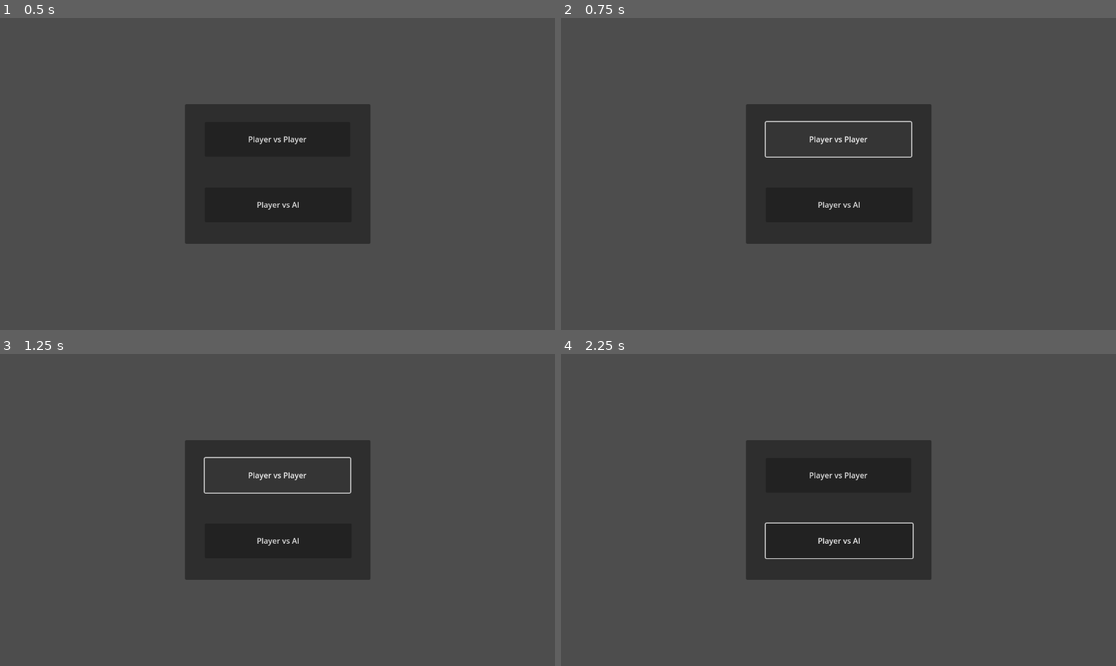
Above: before the commit, frames 1-4 (two rows, left to right).
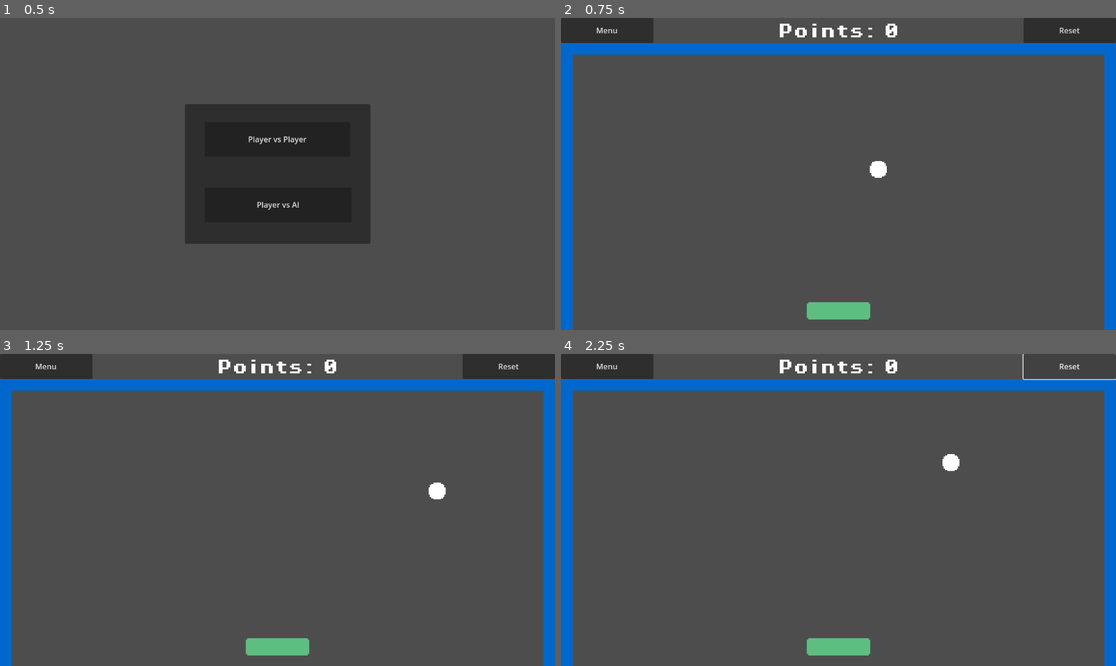
Above: after the commit, the same moments.

Repository: Mimi522/Godot-20-Game-Challenge
Game: Godot game, scene res://scenes/main_menu.tscn
Two runs of this game, one before a commit and one after it. Both use one fixed random seed, a clock stepped at 60 frames per second and the inputs below. Before the commit the project has no main scene; this scene is started directly in both runs.
Inputs (mouse positions are in pixels of both pictures, inside the frame that each line leads up to):
- Up to frame 1 (0.5 s): no input
- Up to frame 2 (0.75 s): click "Player vs Player" at 0.5 s
- Up to frame 3 (1.25 s): no input
- Up to frame 4 (2.25 s): click (838, 541) at 1.25 s, where only the run before the commit has a clickable "Player vs AI"; click (1071, 366) at 2 s, where only the run after the commit has a clickable "Reset"

Frame 1 is identical in both runs. In frame 2, 23% of the frame differs, in the area x 0-100%, y 0-100%; in frame 3, 23%; in frame 4, 25%.
Error before the commit: Parse Error: Identifier "Global" not declared in the current scope. (res://scripts/main_menu.gd:6)

Commit message:
chore: test player movement and ball bouncing

Diff:
--- a/Breakout/project.godot
+++ b/Breakout/project.godot
@@ -11,8 +11,24 @@
 [application]
 
 config/name="Breakout"
+run/main_scene="res://scenes/main_menu.tscn"
 config/features=PackedStringArray("4.1", "GL Compatibility")
 config/icon="res://icon.svg"
+
+[input]
+
+"Move Left"={
+"deadzone": 0.5,
+"events": [Object(InputEventKey,"resource_local_to_scene":false,"resource_name":"","device":-1,"window_id":0,"alt_pressed":false,"shift_pressed":false,"ctrl_pressed":false,"meta_pressed":false,"pressed":false,"keycode":0,"physical_keycode":4194319,"key_label":0,"unicode":0,"echo":false,"script":null)
+, Object(InputEventKey,"resource_local_to_scene":false,"resource_name":"","device":-1,"window_id":0,"alt_pressed":false,"shift_pressed":false,"ctrl_pressed":false,"meta_pressed":false,"pressed":false,"keycode":0,"physical_keycode":65,"key_label":0,"unicode":97,"echo":false,"script":null)
+]
+}
+"Move Right"={
+"deadzone": 0.5,
+"events": [Object(InputEventKey,"resource_local_to_scene":false,"resource_name":"","device":-1,"window_id":0,"alt_pressed":false,"shift_pressed":false,"ctrl_pressed":false,"meta_pressed":false,"pressed":false,"keycode":0,"physical_keycode":4194321,"key_label":0,"unicode":0,"echo":false,"script":null)
+, Object(InputEventKey,"resource_local_to_scene":false,"resource_name":"","device":-1,"window_id":0,"alt_pressed":false,"shift_pressed":false,"ctrl_pressed":false,"meta_pressed":false,"pressed":false,"keycode":0,"physical_keycode":68,"key_label":0,"unicode":100,"echo":false,"script":null)
+]
+}
 
 [rendering]
 
--- a/Breakout/scenes/game.tscn
+++ b/Breakout/scenes/game.tscn
@@ -12,30 +12,28 @@
 font = ExtResource("6_wjm4u")
 font_size = 32
 
-[node name="Game" type="Node2D"]
+[node name="Game" type="Node2D" node_paths=PackedStringArray("score")]
 script = ExtResource("1_r50lq")
 ball_scene = ExtResource("2_2qnrl")
-score = null
+score = NodePath("CenterContainer/Score")
 
 [node name="Player" parent="." instance=ExtResource("1_1o76a")]
 position = Vector2(576, 608)
-move_up = &"Player 1 - Move up"
-move_down = &"Player 1 - Move down"
 
 [node name="TopWall" parent="." instance=ExtResource("2_vq3ep")]
-position = Vector2(576, 80)
+position = Vector2(576, 64)
 rotation = 3.14159
-scale = Vector2(30, 4)
+scale = Vector2(30, 2)
 
 [node name="LeftWall" parent="." instance=ExtResource("2_vq3ep")]
 position = Vector2(0, 377)
 rotation = 1.5708
-scale = Vector2(13, 4)
+scale = Vector2(15, 4)
 
 [node name="RightWall" parent="." instance=ExtResource("2_vq3ep")]
 position = Vector2(1152, 377)
 rotation = 1.5708
-scale = Vector2(13, 4)
+scale = Vector2(15, 4)
 
 [node name="BottomWall" parent="." instance=ExtResource("5_foabk")]
 position = Vector2(576, 648)
@@ -61,15 +59,14 @@
 
 [node name="BackToMenu" type="Button" parent="."]
 offset_right = 192.0
-offset_bottom = 56.0
+offset_bottom = 52.0
 text = "Menu"
 
 [node name="Reset" type="Button" parent="."]
 offset_left = 960.0
 offset_right = 1152.0
-offset_bottom = 56.0
+offset_bottom = 52.0
 text = "Reset"
 
 [connection signal="body_entered" from="BottomWall" to="." method="_on_dead_zone_body_entered_left"]
 [connection signal="pressed" from="BackToMenu" to="." method="_on_back_to_menu_pressed"]
-[connection signal="pressed" from="Reset" to="." method="_on_reset_pressed"]
--- a/Breakout/scripts/game.gd
+++ b/Breakout/scripts/game.gd
@@ -5,25 +5,13 @@
 
 var menu_scene = "res://scenes/main_menu.tscn"
 
-const score_txt = "%s : %s"
+const score_txt = "Points: %s"
 
-var player1_score := 0
-var player2_score := 0
+var player_score := 0
 
 signal ball_spawned(ball)
 
 func _ready():
-	if (Global.isPvP):
-		$"Player 2".show()
-		$"Player 2".process_mode = PROCESS_MODE_INHERIT
-		$Bot.hide()
-		$Bot.process_mode = PROCESS_MODE_DISABLED
-	else:
-		$"Player 2".hide()
-		$"Player 2".process_mode = PROCESS_MODE_DISABLED
-		$Bot.show()
-		$Bot.process_mode = PROCESS_MODE_INHERIT
-
 	update_score()
 	spawn_ball()
 
@@ -31,11 +19,9 @@
 	update_score()
 
 func _on_dead_zone_body_entered_left(body):
-	player2_score += 1
 	despawn_ball(body)
 
 func _on_dead_zone_body_entered_right(body):
-	player1_score += 1
 	despawn_ball(body)
 
 func spawn_ball():
@@ -51,11 +37,7 @@
 	spawn_ball()
 
 func update_score():
-	score.text = score_txt % [player1_score, player2_score]
-
-func _on_reset_pressed():
-	player1_score = 0
-	player2_score = 0
+	score.text = score_txt % [player_score]
 
 func _on_back_to_menu_pressed():
 	get_tree().change_scene_to_file(menu_scene)
--- a/Breakout/scripts/main_menu.gd
+++ b/Breakout/scripts/main_menu.gd
@@ -3,9 +3,7 @@
 var game_scene = "res://scenes/game.tscn"
 
 func _on_player_vs_player_button_pressed():
-	Global.isPvP = true
 	get_tree().change_scene_to_file(game_scene)
 
 func _on_player_vs_ai_button_pressed():
-	Global.isPvP = false
 	get_tree().change_scene_to_file(game_scene)
--- a/Breakout/scripts/paddle.gd
+++ b/Breakout/scripts/paddle.gd
@@ -2,14 +2,11 @@
 
 const SPEED = 300.0
 
-@export var move_up : StringName
-@export var move_down : StringName
-
 func _physics_process(_delta):
-	var direction = Input.get_axis(move_up, move_down)
+	var direction = Input.get_axis("Move Left", "Move Right")
 	if direction:
-		velocity.y = direction * SPEED
+		velocity.x = direction * SPEED
 	else:
-		velocity.y = move_toward(velocity.y, 0, SPEED)
+		velocity.x = move_toward(velocity.x, 0, SPEED)
 
 	move_and_slide()
